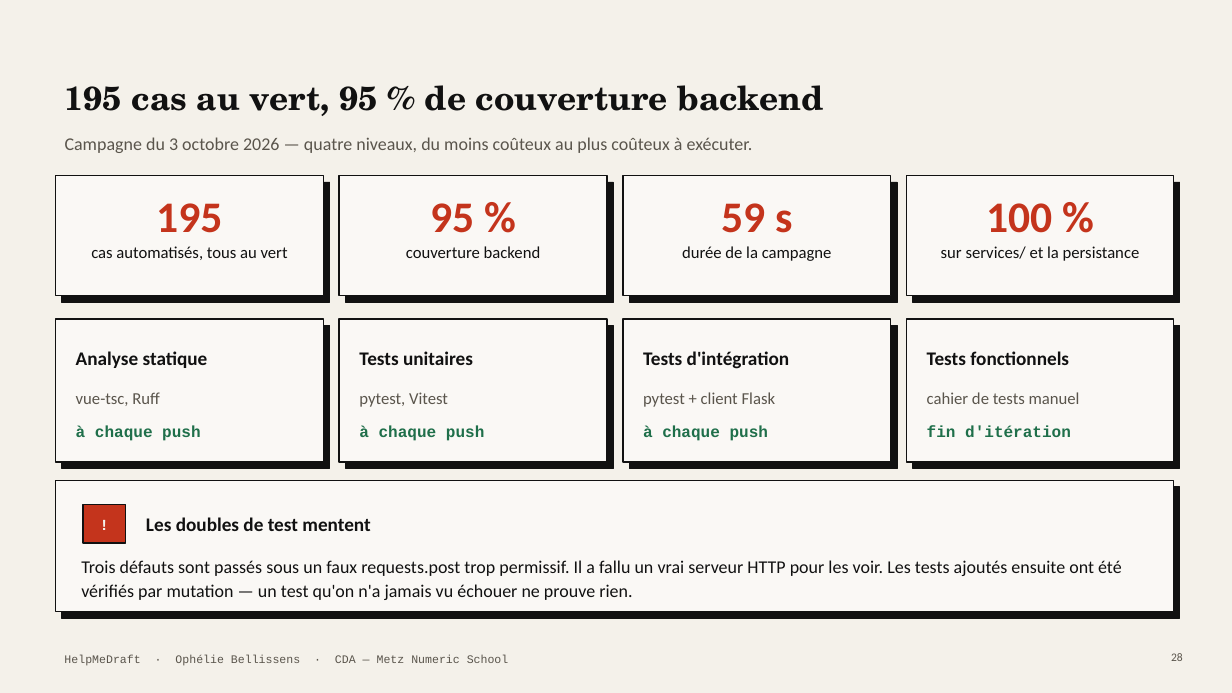
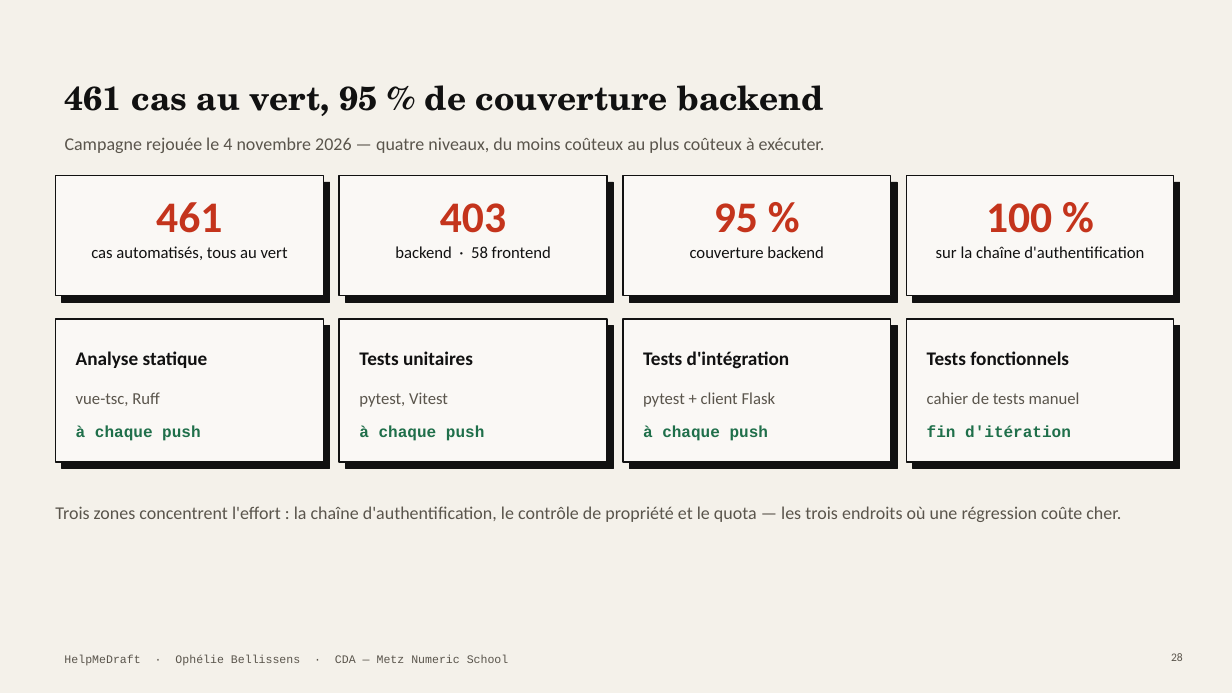
Before and after one commit to Equinoxya/HelpMeDraft---projet-fil-rouge, a slide deck: slide 28 of docs/Soutenance-HelpMeDraft.pptx. Drawn at 1232x693 pixels with LibreOffice and Linux fonts; fonts in the diff are those of the drawing. Boxes give left, top, right and bottom in pixels: in the first picture for what was removed or moved away, otherwise in the second. Text is boxed around its words. In the diff, an @@ line names an element or a change of style, - is before the commit and + after.

```diff
--- a/docs/Soutenance-HelpMeDraft.pptx
+++ b/docs/Soutenance-HelpMeDraft.pptx
@@ title at [65,85,824,116]: text changed @@
-195 cas au vert, 95 % de couverture backend
+461 cas au vert, 95 % de couverture backend
@@ text at [65,137,825,153]: text changed @@
-Campagne du 3 octobre 2026 — quatre niveaux, du moins coûteux au plus coûteux à exécuter.
+Campagne rejouée le 4 novembre 2026 — quatre niveaux, du moins coûteux au plus coûteux à exécuter.
@@ text at [156,202,222,233]: text changed @@
-195
+461
@@ text at [440,203,506,233]: text changed @@
-95 %
+403
@@ text at [714,203,758,233]: text changed @@
-59 s
+95 %
@@ text at [395,246,551,258]: text changed @@
-couverture backend
+backend · 58 frontend
@@ text at [690,246,824,258]: text changed @@
-durée de la campagne
+couverture backend
@@ text at [936,246,1144,258]: text changed @@
-sur services/ et la persistance
+sur la chaîne d'authentification
@@ rectangle removed at [55,481,1174,612] @@
@@ text added at [55,506,1121,522], 14 pt, text #5A554C @@
+Trois zones concentrent l'effort : la chaîne d'authentification, le contrôle de propriété et le quota — les trois endroits où une régression coûte cher.
@@ rectangle removed at [62,487,1180,618] @@
@@ rectangle removed at [83,505,126,543] @@
@@ text removed at [83,505,126,543] @@
-!
@@ text removed at [146,517,370,531] @@
-Les doubles de test mentent
@@ text removed at [81,560,1122,600] @@
-Trois défauts sont passés sous un faux requests.post trop permissif. Il a fallu un vrai serveur HTTP pour les voir. Les tests ajoutés ensuite ont été vérifiés par mutation — un test qu'on n'a jamais vu échouer ne prouve rien.
```
Also in this commit, not shown: 5 other slides changed, 1 slide added, 1 slide removed, 17 other files.
